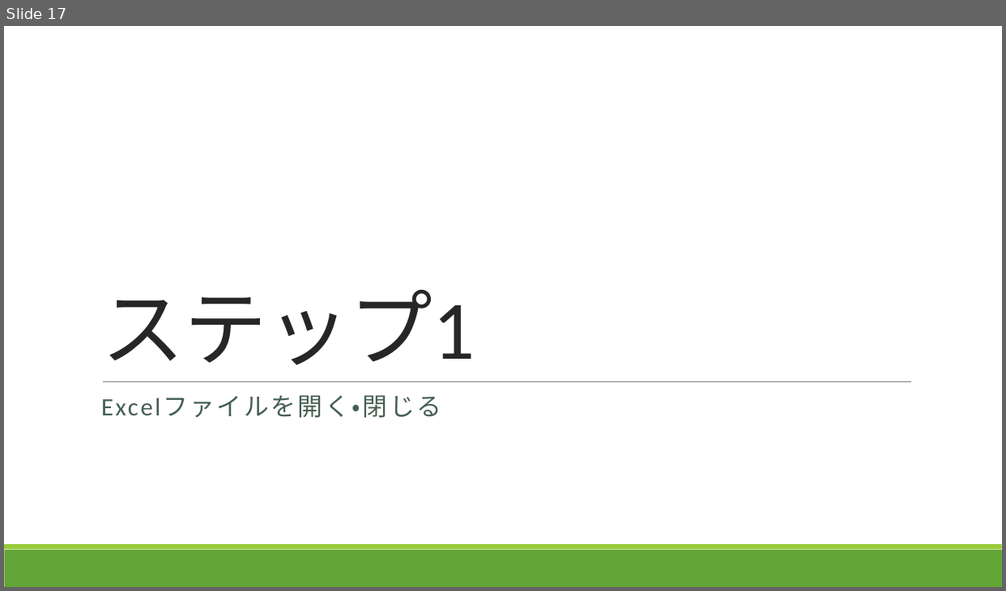
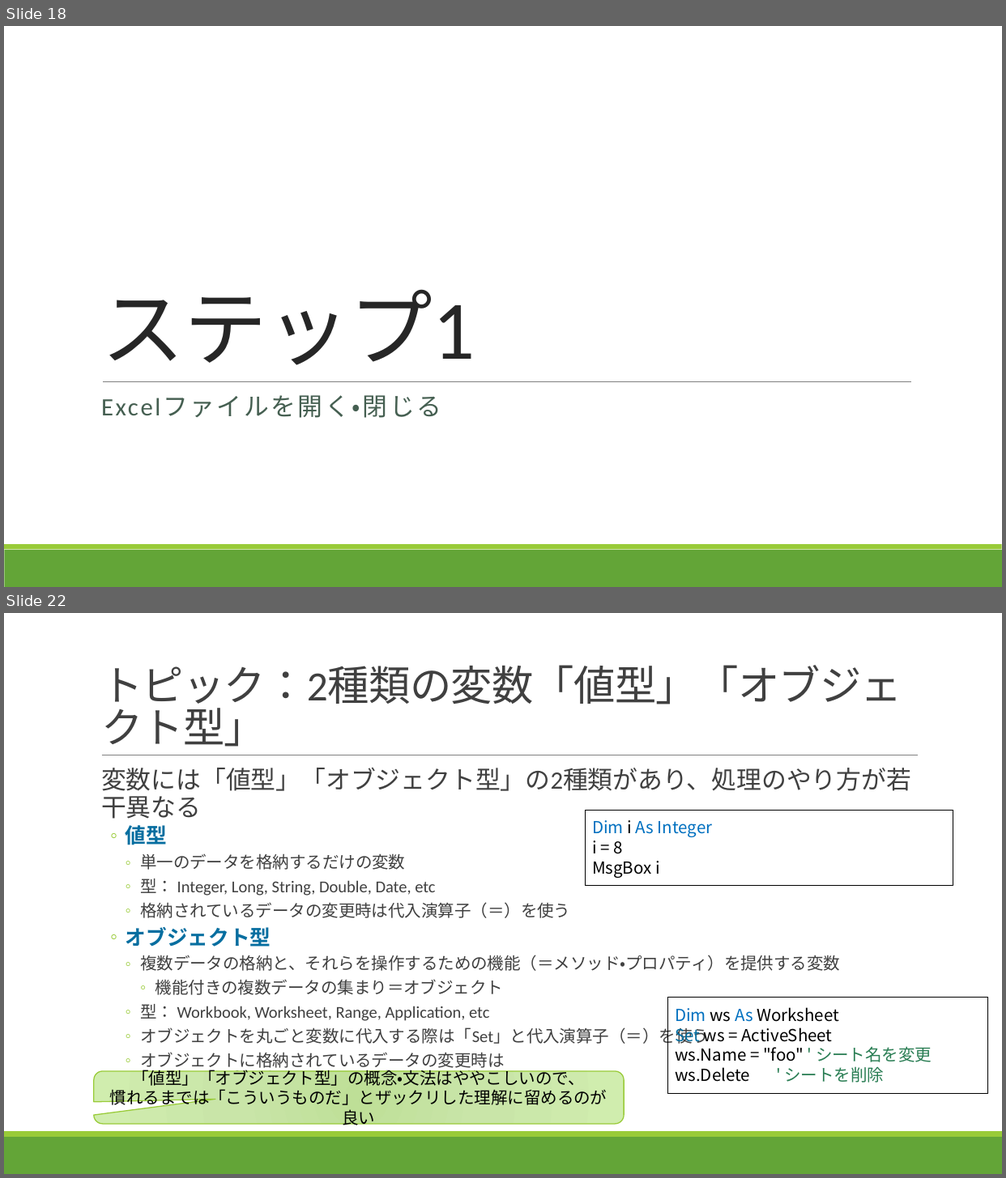
Before and after one commit to takeruko/vba-seminer-2019, a slide deck: contents/4/Excelマクロで学ぶVBA入門_第4回.pptx. Shown one above the other, each under a label of ours: slide 17 before the commit, slides 18 and 22 after it; the slides between them are not shown. The pictures are 1006x591 and 1006x1178 pixels, drawn with LibreOffice and Linux fonts; fonts in the diff are those of the drawing. Boxes give left, top, right and bottom in pixels: in the first picture for what was removed or moved away, otherwise in the second. Text is boxed around its words. In the diff, an @@ line names an element or a change of style, - is before the commit and + after.

```diff
--- a/contents/4/Excelマクロで学ぶVBA入門_第4回.pptx
+++ b/contents/4/Excelマクロで学ぶVBA入門_第4回.pptx
@@ slide 22 added at (x1=4, y1=613, x2=1002, y2=1174), background #FFFFFF; not listed: 2 template elements that a slide beside it also shows @@
@@ title added at (x1=101, y1=665, x2=902, y2=747), 40 pt, text #404040 @@
+トピック：2種類の変数「値型」「オブジェクト型」
@@ line added from (102, 756) to (918, 756), #808080 0.5 pt @@
@@ text added at (x1=101, y1=768, x2=911, y2=1086), 16 pt, text #404040 @@
+  変数には「値型」「オブジェクト型」の2種類があり、処理のやり方が若干異なる
+  ◦ 値型
+    ◦ 単一のデータを格納するだけの変数
+    ◦ 型： Integer, Long, String, Double, Date, etc
+    ◦ 格納されているデータの変更時は代入演算子（＝）を使う
+  ◦ オブジェクト型
+    ◦ 複数データの格納と、それらを操作するための機能（＝メソッド・プロパティ）を提供する変数
+      ◦ 機能付きの複数データの集まり＝オブジェクト
+    ◦ 型： Workbook, Worksheet, Range, Application, etc
+    ◦ オブジェクトを丸ごと変数に代入する際は「Set」と代入演算子（＝）を使う
+    ◦ オブジェクトに格納されているデータの変更時は
+      メソッドかプロパティ(ドットで続くやつ)を使う
@@ rectangle added at (x1=585, y1=810, x2=953, y2=885), outline #000000 0.75 pt, 16 pt, text #0070C0 @@
+Dim i As Integer
+i = 8
+MsgBox i
@@ rectangle added at (x1=667, y1=998, x2=987, y2=1093), outline #000000 0.75 pt, 16 pt, text #000000 @@
+Dim ws As Worksheet
+Set ws = ActiveSheet
+ws.Name = "foo" ' シート名を変更
+ws.Delete ' シートを削除
@@ rounded speech box added at (x1=94, y1=1071, x2=624, y2=1123), fill gradient #BEDF97 to #CAE6A9 to #D0EDAE, outline #99CB38 1 pt, 16 pt, text #000000 @@
+「値型」「オブジェクト型」の概念・文法はややこしいので、
+慣れるまでは「こういうものだ」とザックリした理解に留めるのが良い
@@ what was slide 17 is now slide 18 @@
```
Also in this commit, not shown: 3 slides changed, 18 other slides added.
